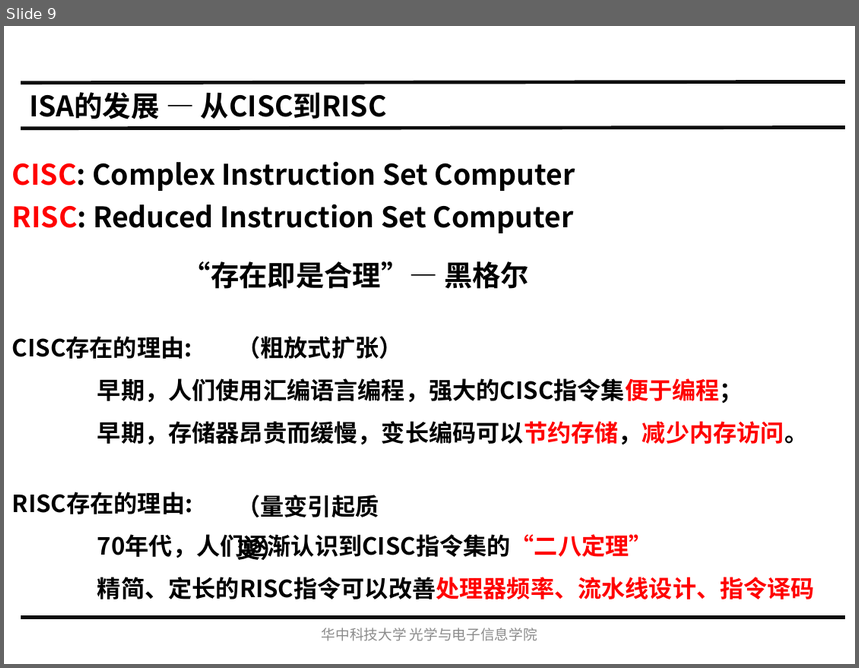
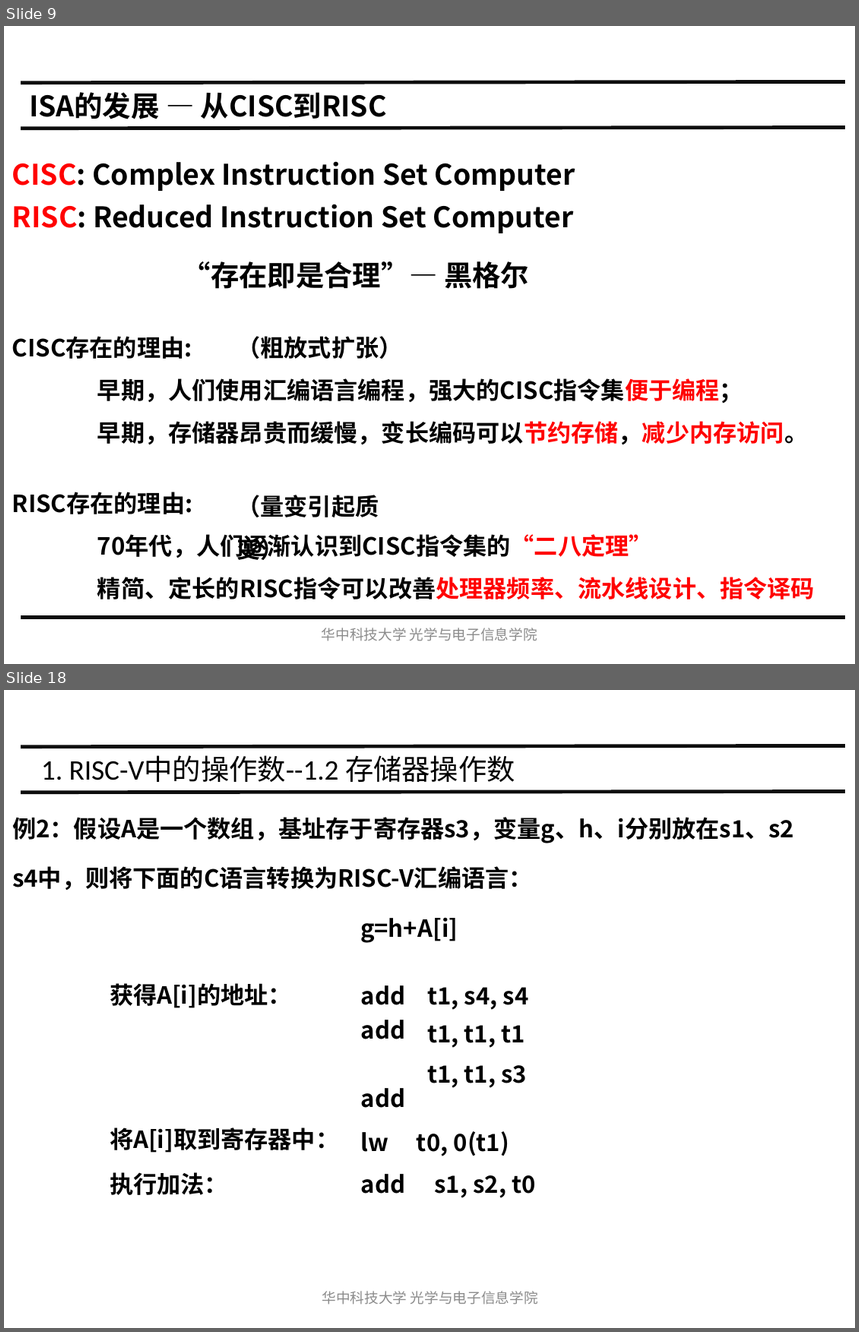
Before and after one commit to hust-gaoyujing/routine, a slide deck: daily/202105-risc-v/20200507-IS/Ch2 指令集体系结构.pptx. Shown one above the other, each under a label of ours: slide 9 before the commit, slides 9 and 18 after it; the slides between them are not shown. The pictures are 859x668 and 859x1332 pixels, drawn with LibreOffice and Linux fonts; fonts in the diff are those of the drawing. Boxes give left, top, right and bottom in pixels: in the first picture for what was removed or moved away, otherwise in the second. Text is boxed around its words. In the diff, an @@ line names an element or a change of style, - is before the commit and + after.

```diff
--- a/daily/202105-risc-v/20200507-IS/Ch2 指令集体系结构.pptx
+++ b/daily/202105-risc-v/20200507-IS/Ch2 指令集体系结构.pptx
@@ slide 18 added at <box>4,690,855,1328</box>, background #FFFFFF @@
@@ line added from (21, 747) to (845, 746), #0D0D0D 3 pt @@
@@ title added at <box>41,755,515,782</box>, 24 pt, text #000000 @@
+1. RISC-V中的操作数--1.2 存储器操作数
@@ line added from (21, 792) to (845, 791), #0D0D0D 3 pt @@
@@ text added at <box>12,817,794,943</box>, 20 pt, text #000000, bold @@
+例2：假设A是一个数组，基址存于寄存器s3，变量g、h、i分别放在s1、s2
+s4中，则将下面的C语言转换为RISC-V汇编语言：
+g=h+A[i]
@@ table added at <box>107,975,586,1201</box>, 4 rows, 3 columns @@
+获得A[i]的地址： | add | t1, s4, s4
+ | add add | t1, t1, t1 / t1, t1, s3
+将A[i]取到寄存器中： | lw | t0, 0(t1)
+执行加法： | add | s1, s2, t0
@@ text added at <box>322,1291,538,1305</box>, 12 pt, text #8C8C8C @@
+华中科技大学光学与电子信息学院
```
Also in this commit, not shown: 2 slides changed, 43 other slides added, 7 other files.
